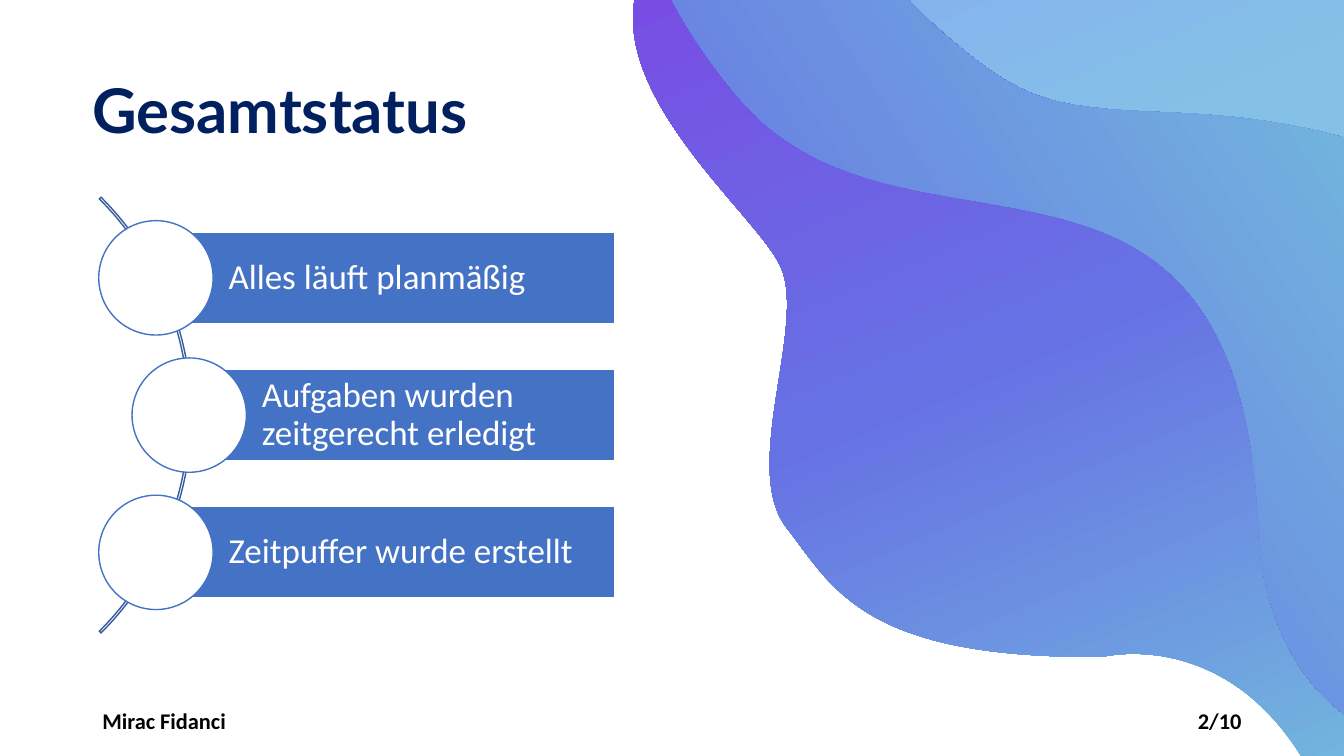
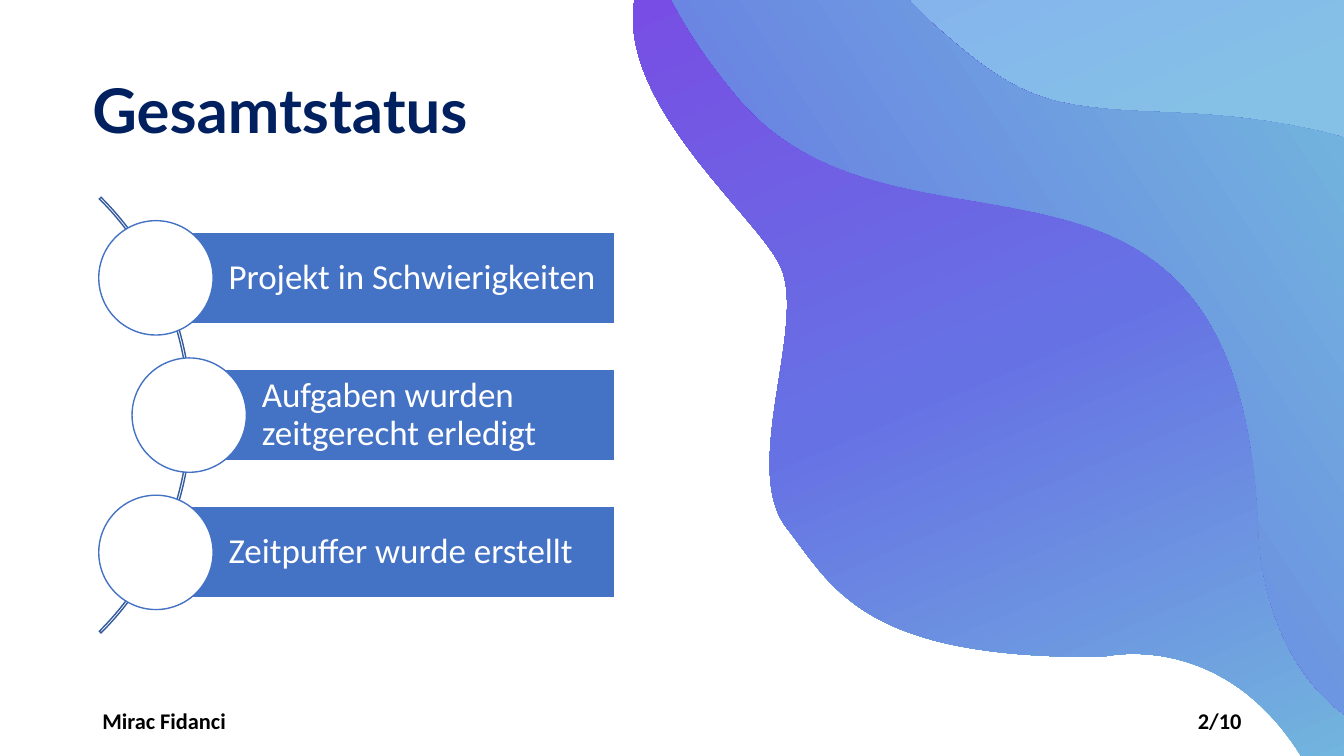
Before and after one commit to LuckyForce/ShareList, a slide deck: slide 2 of documents/T3-ShareList-Statusbericht_v1.0.pptx. Drawn at 1344x756 pixels with LibreOffice and Linux fonts; fonts in the diff are those of the drawing. Boxes give left, top, right and bottom in pixels: in the first picture for what was removed or moved away, otherwise in the second. Text is boxed around its words. In the diff, an @@ line names an element or a change of style, - is before the commit and + after.

```diff
--- a/documents/T3-ShareList-Statusbericht_v1.0.pptx
+++ b/documents/T3-ShareList-Statusbericht_v1.0.pptx
@@ text at (229, 264, 595, 295): text changed @@
-Alles läuft planmäßig
+Projekt in Schwierigkeiten
```
Also in this commit, not shown: 1 other file.
